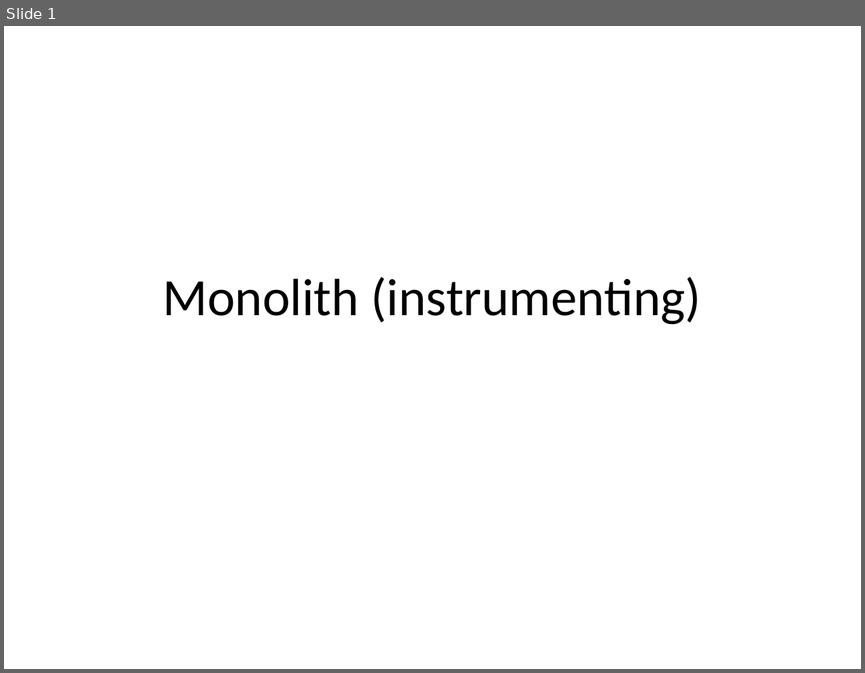
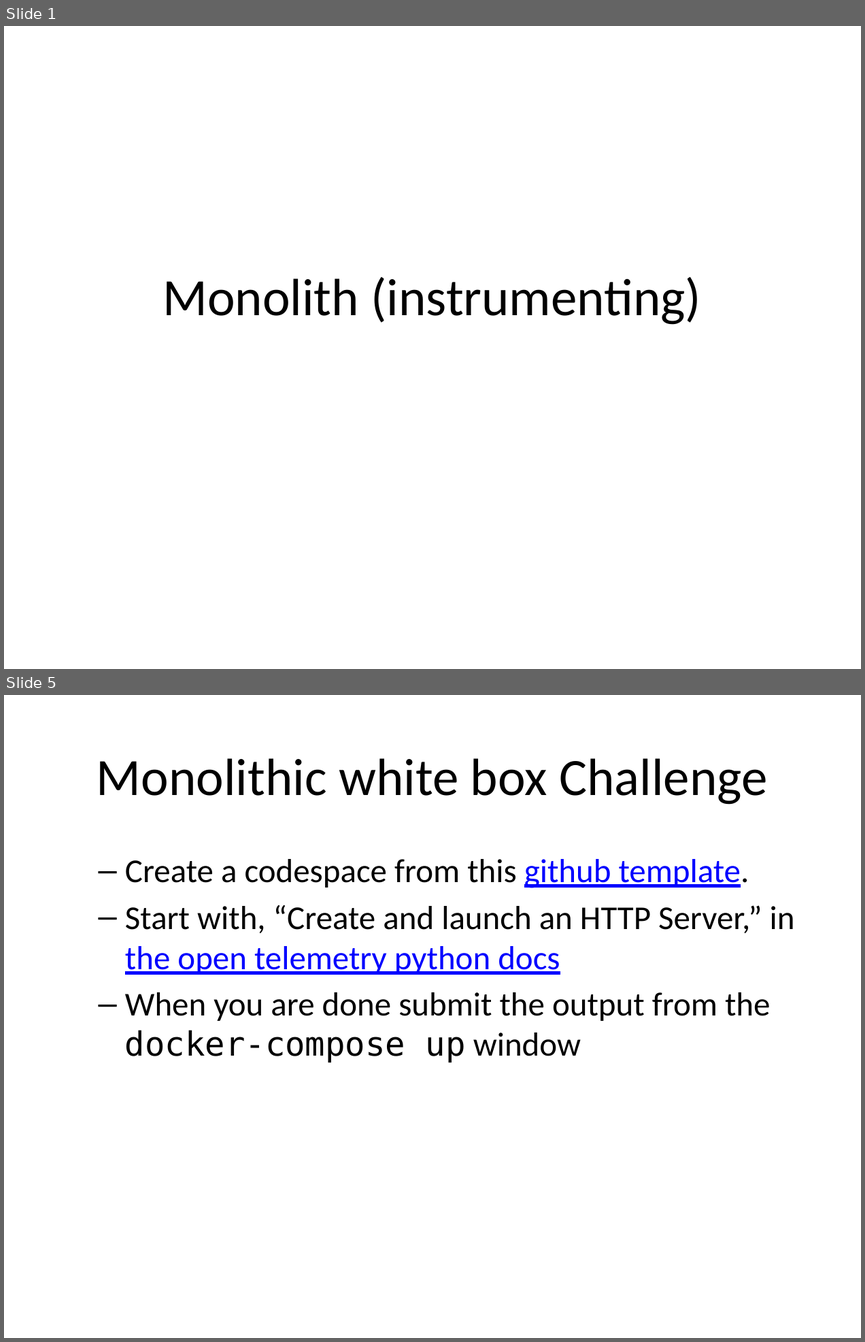
Before and after one commit to rhildred/INFO8985, a slide deck: monolith_instrumenting/slides.pptx. Shown one above the other, each under a label of ours: slide 1 before the commit, slides 1 and 5 after it; the slides between them are not shown. The pictures are 865x673 and 865x1342 pixels, drawn with LibreOffice and Linux fonts; fonts in the diff are those of the drawing. Boxes give left, top, right and bottom in pixels: in the first picture for what was removed or moved away, otherwise in the second. Text is boxed around its words. In the diff, an @@ line names an element or a change of style, - is before the commit and + after.

```diff
--- a/monolith_instrumenting/slides.pptx
+++ b/monolith_instrumenting/slides.pptx
@@ slide 5 added at (4, 695, 861, 1338), background #FFFFFF @@
@@ title added at (96, 758, 767, 804), 44 pt, text #000000 @@
+Monolithic white box Challenge
@@ text added at (125, 859, 795, 1063), 28 pt, text #000000 @@
+  – Create a codespace from this github template.
+  – Start with, “Create and launch an HTTP Server,” in the open telemetry python docs
+  – When you are done submit the output from the docker-compose up window
```
Also in this commit, not shown: 1 slide changed, 8 other slides added, 13 other files.
